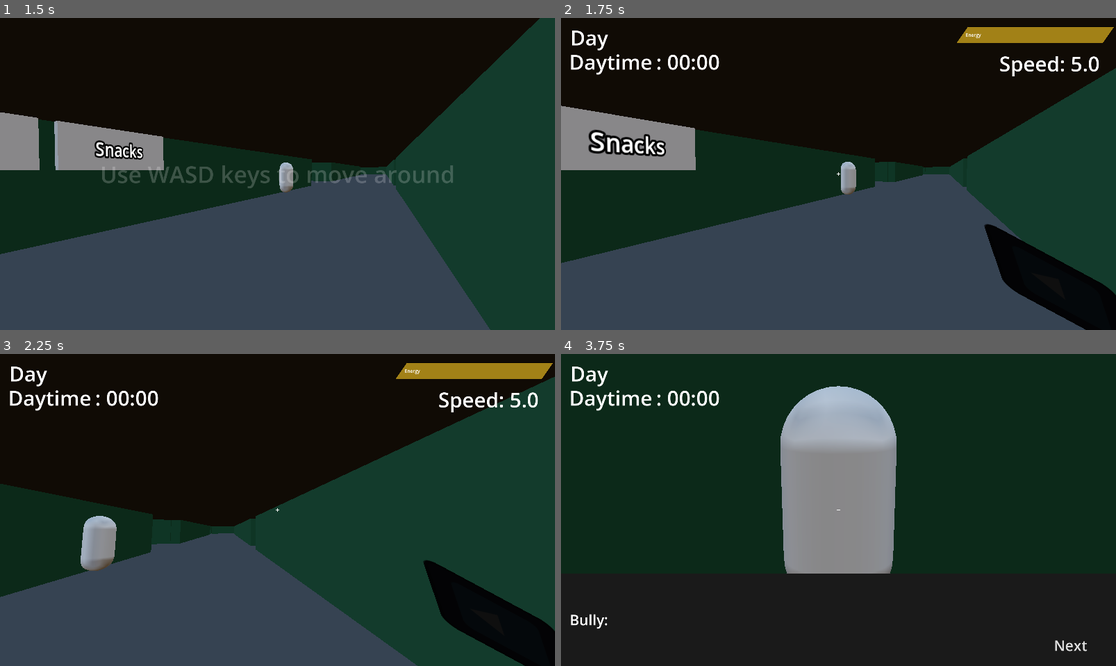
Above: before the commit, frames 1-4 (two rows, left to right).
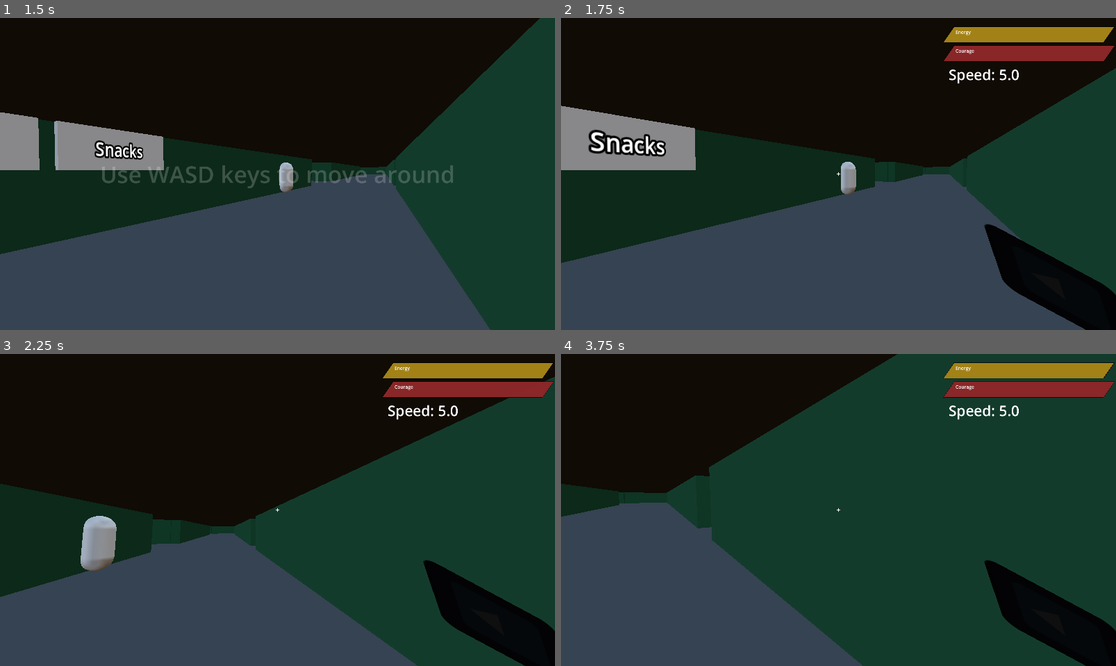
Above: after the commit, the same moments.

Repository: rakehoe/Team-SEER-Game
Game: Godot game, scene res://scenes/Levels.tscn
The game is run twice, just before and just after one commit, with the same random seed, the same clock (stepped at 60 frames per second) and the same inputs. The engine's default icon, where the game draws it, is replaced by a stand-in: a white triangle on a blue panel in a dark square.
Inputs (mouse positions are in pixels of both pictures, inside the frame that each line leads up to):
- Up to frame 1 (1.5 s): move the mouse to (305, 174) at 0.52 s; hold W (move_forward) from 0.53 s (still down); click (305, 174) at 0.6 s; move the mouse to (249, 174) at 1.27 s; tap Shift (run) at 1.35 s
- Up to frame 2 (1.75 s): keep holding W (move_forward)
- Up to frame 3 (2.25 s): keep holding W (move_forward); move the mouse to (288, 503) at 2.02 s; click (288, 503) at 2.1 s
- Up to frame 4 (3.75 s): keep holding W (move_forward); move the mouse to (832, 516) at 2.77 s; tap Shift (run) at 2.85 s; move the mouse to (877, 513) at 3.52 s; click (877, 513) at 3.6 s

Frame 1 is identical in both runs. In frame 2, 2.8% of the frame differs, in the area x 1-100%, y 2-22%; in frame 3, 2.8%; in frame 4, 64%, in the area x 0-100%, y 0-100%.

Commit message:
Fixed the alignment of UI elements

Diff:
--- a/code/bully.gd
+++ b/code/bully.gd
@@ -13,15 +13,6 @@
 func _ready() -> void:
 	$Dialogue.hide()
 	Choice.hide()
-
-func _on_detection_body_entered(body: Node3D) -> void:
-	if body.name == "Ben":
-		Input.mouse_mode = Input.MOUSE_MODE_VISIBLE
-		$Dialogue.show()
-		emit_signal('detected',true)
-		Bully_cam.current = true
-		dialogue(1)
-	pass # Replace with function body.
 
 func dialogue(page):
 	match page:
@@ -55,29 +46,30 @@
 	dialogue(current_dialogue)
 	pass # Replace with function body.
 
+func _on_detection_body_entered(body: Node3D) -> void:
+	if body.name == "Ben":
+		Bully_cam.current = true
+		emit_signal('detected',true)
+		$Dialogue.show()
+		dialogue(1)
+	pass # Replace with function body.
+
+func done_chatting():
+	Bully_cam.current = false
+	Input.mouse_mode = Input.MOUSE_MODE_CAPTURED
+	$Dialogue.hide()
+	$Detection.free()
+	emit_signal('start_day')
+	emit_signal('detected',false)
+
 
 func _on_fight_back_pressed() -> void:
-	emit_signal('start_day')
-	Bully_cam.current = false
-	$Dialogue.hide()
-	emit_signal('detected',false)
-	$Detection.free()
-	pass # Replace with function body.
+	done_chatting()
 
 
 func _on_escape_pressed() -> void:
-	emit_signal('start_day')
-	Bully_cam.current = false
-	$Dialogue.hide()
-	emit_signal('detected',false)
-	$Detection.free()
-	pass # Replace with function body.
+	done_chatting()
 
 
 func _on_accept_pressed() -> void:
-	emit_signal('start_day')
-	Bully_cam.current = false
-	$Dialogue.hide()
-	emit_signal('detected',false)
-	$Detection.free()
-	pass # Replace with function body.
+	done_chatting()
--- a/code/levels.gd
+++ b/code/levels.gd
@@ -1,46 +1,44 @@
 extends Node3D
 
-@onready var Ui = $Time_Ui
-@onready var countdown = $Time_Ui/Time/Timer
-@onready var Days_label = $Time_Ui/Days/Counts
-@onready var Countdown_label = $Time_Ui/Time/Countdown
-@onready var DayCycle = $Time_Ui/Time
-var current_daycycle = ["Daytime", "Nighttime"]
+@onready var Top_left = $"Time_Ui"
+@onready var Stopwatch = $"Time_Ui/top-left-Ui/Timer"
+@onready var Days_label = $"Time_Ui/top-left-Ui/Value/DayCounts"
+@onready var Time_Left_Value = $"Time_Ui/top-left-Ui/Value/Countdown"
+@onready var DayCycle = $"Time_Ui/top-left-Ui/Text/Time"
+var current_daycycle = ["Daytime :", "Nighttime :"]
 var Days_count = 0
 
 func _ready() -> void:
+	Top_left.hide()
 	DayCycle.text = current_daycycle[0]
-	Ui.hide()
-	Days_label.hide()
-
 
 func _process(_delta: float) -> void:
-	Days_label.text = ": " + str(Days_count)
-	Countdown_label.text = ": %02d:%02d" % time_left()
+	Days_label.text = str(Days_count)
+	Time_Left_Value.text = "%02d:%02d" % time_left()
 
 func _on_bully_start_day() -> void:
-	Days_label.show()
-	startcountdown(current_daycycle[0])
+	startcountdown(0)
+	Top_left.show()
 
 
 func changetime():
 	if DayCycle.text == current_daycycle[0]:
-		startcountdown(current_daycycle[1])
+		startcountdown(0)
 		DayCycle.text = current_daycycle[1]
 	elif DayCycle.text == current_daycycle[1]:
-		startcountdown(current_daycycle[0])
+		startcountdown(1)
 		DayCycle.text = current_daycycle[0]
 
 
 func startcountdown(cycle):
 	match cycle:
-		"Daytime":
-			countdown.start(120.0)
-		"Nighttime":
-			countdown.start(180.0)
+		0:
+			Stopwatch.start(120.0)
+		1:
+			Stopwatch.start(180.0)
 
 func time_left():
-	var timeleft = countdown.time_left
+	var timeleft = Stopwatch.time_left
 	var m = floor(timeleft/ 60)
 	var s = int(timeleft) % 60
 	return [ m, s ]
@@ -49,9 +47,3 @@
 	if DayCycle.text == current_daycycle[1]:
 		Days_count += 1
 	changetime()
-
-
-func _on_ben_showui(temp) -> void:
-	if temp:
-		Ui.show()
-	pass # Replace with function body.
--- a/code/player.gd
+++ b/code/player.gd
@@ -8,10 +8,10 @@
 
 @onready var camera_controller_anchor: Marker3D = $CameraControllerAnchor
 @onready var raycast: RayCast3D = $CameraController/RayCast3D
-@onready var test_text = $Main_Ui/test
-@onready var energy = $Main_Ui/Energy
+@onready var test_text = $"Main_Ui/top-right-ui/test"
+@onready var energy = $"Main_Ui/top-right-ui/Energy"
 @onready var cam = $CameraController/Camera3D
-var moved = true
+var moved = false
 var talking = false
 
 func _ready() -> void:
@@ -21,10 +21,11 @@
 
 func idle():
 	energy.value += 0.02
-
+var temp
 func _physics_process(_delta: float) -> void:
+	temp = self.rotation
+	print(temp)
 	var camfov = 75
-
 	interacting(raycast.is_colliding())
 	# Add the gravity.
 	if not is_on_floor():
@@ -37,10 +38,12 @@
 	var new_velocity = Vector2.ZERO
 	var direction: Vector3 = (transform.basis * Vector3(input_dir.x, 0.0, input_dir.y)).normalized()
 
+
 	if direction and !talking:
-		if moved:
+		if !moved:
+
 			intro()
-			moved = false
+			moved = true
 		cam.fov = camfov
 		new_velocity = Vector2(direction.x, direction.z) * SPEED
 		if Input.is_action_pressed("run") and energy.value != 0:
@@ -49,6 +52,7 @@
 			new_velocity = Vector2(direction.x, direction.z) *(SPEED * 1.2)
 	velocity = Vector3(new_velocity.x, velocity.y, new_velocity.y)
 	move_and_slide()
+
 
 #	Checking if the player is not moving
 	if velocity.is_zero_approx():
@@ -87,14 +91,16 @@
 	emit_signal('showui',true)
 	$Intro.free()
 	$Main_Ui.show()
-
-
 func _on_bully_detected(ui_hide) -> void:
 	if ui_hide:
+		print(temp)
+		Input.mouse_mode = Input.MOUSE_MODE_VISIBLE
 		talking = true
 		$Main_Ui.hide()
 	elif !ui_hide:
 		Input.mouse_mode = Input.MOUSE_MODE_CAPTURED
+		self.rotation = temp
+		print(self.rotation)
 		talking = false
 		$Main_Ui.show()
 	pass # Replace with function body.
--- a/scenes/Ben.tscn
+++ b/scenes/Ben.tscn
@@ -56,51 +56,70 @@
 transform = Transform3D(1, 0, 0, 0, 1, 0, 0, 0, 1, 0, 1.5, 0)
 
 [node name="Main_Ui" type="CanvasLayer" parent="."]
+layer = 2
 follow_viewport_enabled = true
 
-[node name="test" type="Label" parent="Main_Ui"]
-anchors_preset = 1
-anchor_left = 1.0
-anchor_right = 1.0
-offset_left = -280.0
-offset_top = 90.0
-offset_right = -56.0
-offset_bottom = 225.0
-grow_horizontal = 0
-theme_override_font_sizes/font_size = 71
-text = "test"
-vertical_alignment = 1
+[node name="top-right-ui" type="VBoxContainer" parent="Main_Ui"]
+layout_direction = 2
+anchors_preset = -1
+anchor_left = 0.698438
+anchor_top = 0.0277778
+anchor_right = 0.988542
+anchor_bottom = 0.212963
+size_flags_horizontal = 3
+size_flags_stretch_ratio = 0.0
+theme_override_constants/separation = 10
+alignment = 1
+metadata/_edit_use_anchors_ = true
 
-[node name="Energy" type="ProgressBar" parent="Main_Ui"]
-anchors_preset = -1
-anchor_left = 0.716
-anchor_right = 1.0
-anchor_bottom = 0.081
-offset_left = 12.2799
-offset_top = 30.0
-offset_right = -24.0
-offset_bottom = -0.480003
-grow_horizontal = 0
+[node name="Energy" type="ProgressBar" parent="Main_Ui/top-right-ui"]
+layout_mode = 2
+size_flags_vertical = 15
 theme_override_font_sizes/font_size = 1
 theme_override_styles/background = SubResource("StyleBoxFlat_jh7gh")
 theme_override_styles/fill = SubResource("StyleBoxFlat_uxksl")
 value = 100.0
 show_percentage = false
 
-[node name="Label" type="Label" parent="Main_Ui/Energy"]
+[node name="Label" type="Label" parent="Main_Ui/top-right-ui/Energy"]
 layout_mode = 1
-anchors_preset = 4
-anchor_top = 0.5
-anchor_bottom = 0.5
-offset_left = 13.0
-offset_top = -11.5
-offset_right = 66.0
-offset_bottom = 11.5
+anchors_preset = -1
+anchor_left = 0.0437406
+anchor_top = 0.129032
+anchor_right = 0.12368
+anchor_bottom = 0.870968
 grow_vertical = 2
 text = "Energy"
+metadata/_edit_use_anchors_ = true
+
+[node name="Courage" type="ProgressBar" parent="Main_Ui/top-right-ui"]
+layout_mode = 2
+size_flags_vertical = 15
+theme_override_font_sizes/font_size = 1
+theme_override_styles/background = SubResource("StyleBoxFlat_jh7gh")
+theme_override_styles/fill = SubResource("StyleBoxFlat_uxksl")
+show_percentage = false
+
+[node name="Label" type="Label" parent="Main_Ui/top-right-ui/Courage"]
+layout_mode = 1
+anchors_preset = -1
+anchor_left = 0.0437406
+anchor_top = 0.129032
+anchor_right = 0.12368
+anchor_bottom = 0.870968
+grow_vertical = 2
+text = "Courage"
+metadata/_edit_use_anchors_ = true
+
+[node name="test" type="Label" parent="Main_Ui/top-right-ui"]
+layout_mode = 2
+theme_override_font_sizes/font_size = 50
+text = "test"
+vertical_alignment = 1
 
 [node name="hand" type="Sprite2D" parent="Main_Ui"]
 modulate = Color(0.0588235, 0.0588235, 0.0588235, 1)
+top_level = true
 position = Vector2(1726, 936)
 rotation = -1.89325
 scale = Vector2(1.90625, 4.09375)
--- a/scenes/Bully.tscn
+++ b/scenes/Bully.tscn
@@ -7,7 +7,7 @@
 [sub_resource type="CapsuleMesh" id="CapsuleMesh_md0e3"]
 
 [sub_resource type="BoxShape3D" id="BoxShape3D_4ra3w"]
-size = Vector3(2.72559, 2.19672, 6.96533)
+size = Vector3(0.864258, 2.19672, 6.96533)
 
 [sub_resource type="StyleBoxFlat" id="StyleBoxFlat_gi71q"]
 bg_color = Color(0.103744, 0.103744, 0.103743, 1)
--- a/scenes/Levels.tscn
+++ b/scenes/Levels.tscn
@@ -42,59 +42,52 @@
 [node name="Time_Ui" type="CanvasLayer" parent="."]
 follow_viewport_enabled = true
 
-[node name="Days" type="Label" parent="Time_Ui"]
+[node name="top-left-Ui" type="HBoxContainer" parent="Time_Ui"]
 anchors_preset = -1
-anchor_right = 0.133
-anchor_bottom = 0.107
-offset_left = 32.0
-offset_top = 19.0
-offset_right = 0.639999
-offset_bottom = 0.439995
-theme_override_font_sizes/font_size = 71
-text = "Day	"
+anchor_left = 0.0119792
+anchor_top = 0.00648148
+anchor_right = 0.224479
+anchor_bottom = 0.137963
+theme_override_constants/separation = 10
+alignment = 2
+metadata/_edit_use_anchors_ = true
+
+[node name="Text" type="VBoxContainer" parent="Time_Ui/top-left-Ui"]
+layout_mode = 2
+
+[node name="Time" type="Label" parent="Time_Ui/top-left-Ui/Text"]
+layout_mode = 2
+theme_override_font_sizes/font_size = 50
+text = "Nighttime :"
+horizontal_alignment = 2
 vertical_alignment = 1
 
-[node name="Counts" type="Label" parent="Time_Ui/Days"]
-layout_mode = 1
-anchors_preset = -1
-anchor_left = 0.991071
-anchor_right = 1.48661
-anchor_bottom = 1.0
-grow_horizontal = 0
-grow_vertical = 2
-theme_override_font_sizes/font_size = 71
+[node name="Days" type="Label" parent="Time_Ui/top-left-Ui/Text"]
+layout_mode = 2
+theme_override_font_sizes/font_size = 50
+text = "Day :"
+vertical_alignment = 1
+
+[node name="Timer" type="Timer" parent="Time_Ui/top-left-Ui"]
+one_shot = true
+ignore_time_scale = true
+
+[node name="Value" type="VBoxContainer" parent="Time_Ui/top-left-Ui"]
+layout_mode = 2
+
+[node name="Countdown" type="Label" parent="Time_Ui/top-left-Ui/Value"]
+layout_mode = 2
+theme_override_font_sizes/font_size = 50
+text = "00:00"
+vertical_alignment = 1
+metadata/_edit_use_anchors_ = true
+
+[node name="DayCounts" type="Label" parent="Time_Ui/top-left-Ui/Value"]
+layout_mode = 2
+theme_override_font_sizes/font_size = 50
 text = "00"
 vertical_alignment = 1
 metadata/_edit_use_anchors_ = true
-
-[node name="Time" type="Label" parent="Time_Ui"]
-anchors_preset = -1
-anchor_right = 0.117
-anchor_bottom = 0.185
-offset_left = 28.0
-offset_top = 103.0
-offset_right = 10.36
-offset_bottom = 0.199997
-theme_override_font_sizes/font_size = 71
-text = "Time"
-vertical_alignment = 1
-
-[node name="Countdown" type="Label" parent="Time_Ui/Time"]
-layout_mode = 1
-anchors_preset = -1
-anchor_left = 1.04348
-anchor_right = 1.96135
-anchor_bottom = 1.0
-grow_horizontal = 0
-grow_vertical = 2
-theme_override_font_sizes/font_size = 71
-text = "0"
-vertical_alignment = 1
-metadata/_edit_use_anchors_ = true
-
-[node name="Timer" type="Timer" parent="Time_Ui/Time"]
-one_shot = true
-ignore_time_scale = true
 
 [node name="center2" type="ColorRect" parent="Time_Ui"]
 anchors_preset = 8
@@ -116,4 +109,4 @@
 [connection signal="snacks" from="Ben" to="Map" method="_on_ben_snacks"]
 [connection signal="detected" from="Bully" to="Ben" method="_on_bully_detected"]
 [connection signal="start_day" from="Bully" to="." method="_on_bully_start_day"]
-[connection signal="timeout" from="Time_Ui/Time/Timer" to="." method="_on_timer_timeout"]
+[connection signal="timeout" from="Time_Ui/top-left-Ui/Timer" to="." method="_on_timer_timeout"]
